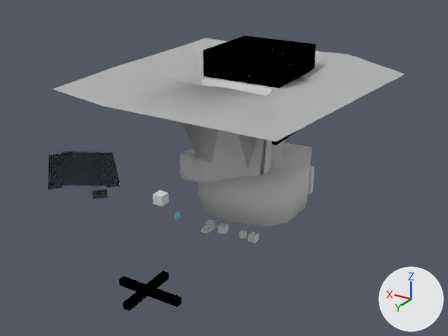
The Blender file android/assets/model/inside_level14_well.blend: old version first, new version second.
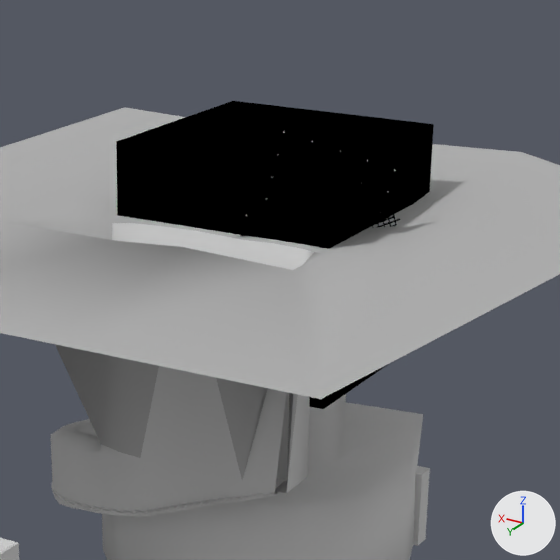
Each version appears first whole from a 50 mm lens placed at (-73.7, 140.4, 79.4), pointed at (-6.1, 27.7, 23.1), and next in a close-up on the part from 36% to 81% of the width and 0% to 59% of the height. Lighting does not change. The marker at lower right points along +X, +Y and +Z.

The first close-up shows 'bar_cross.514', 'bar_cross.515', 'bar_cross.634', 'bar_cross.636', 'bar_cross.643', 'bar_cross.649', 'bar_cross.651', 'bar_cross.652', 'bar_cross.658', 'bar_cross.669', 'bar_cross.671', 'bar_cross.672', 'bar_cross.673', 'bar_cross.678', 'bar_cross.679', 'bar_cross.680', 'bar_cross.698', 'bar_cross.703', 'bar_cross.704', 'bar_cross.721', 'bar_cross.722', 'grounda_Cube.014', 'skybox'.
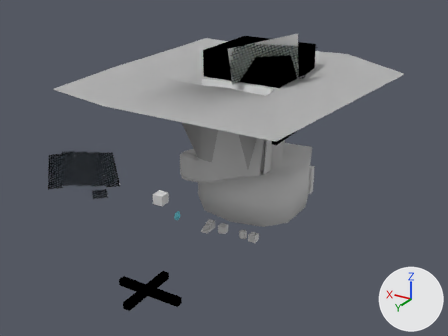
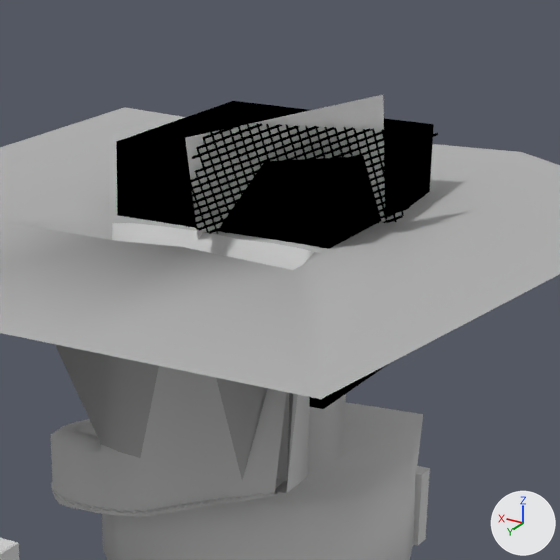
Where the newer file only moved an object's origin or applied its transform, the numbers keep the older frame.

Changed parts and their boxes [x1, y1, x2, y2] in the close-ups (560 x 560 px):
'bar_cross_mass', added (black)
    after: [155, 121, 438, 234]
'invisible_bar', added
    after: [185, 95, 385, 239]
'bar_cross.704', deleted
    before: [330, 148, 340, 158]
'bar_cross.722', deleted
    before: [311, 151, 322, 160]
'bar_cross.672', deleted
    before: [371, 162, 381, 172]
'bar_cross.652', deleted
    before: [377, 189, 387, 198]
'bar_cross.679', deleted
    before: [378, 165, 388, 174]
'bar_cross.669', deleted
    before: [360, 167, 370, 176]
'bar_cross.721', deleted
    before: [304, 148, 315, 158]
'bar_cross.698', deleted
    before: [343, 153, 354, 162]
'bar_cross.635', deleted
    before: [375, 180, 385, 189]
'bar_cross.634', deleted
    before: [380, 174, 390, 183]
'bar_cross.515', deleted
    before: [377, 212, 387, 221]
'bar_cross.513', deleted
    before: [373, 219, 383, 227]
'bar_cross.697', deleted
    before: [337, 151, 347, 160]
'bar_cross.680', deleted
    before: [369, 178, 379, 187]
'bar_cross.678', deleted
    before: [357, 157, 367, 167]
'bar_cross.671', deleted
    before: [364, 160, 374, 169]
'bar_cross.658', deleted
    before: [371, 187, 381, 196]
'bar_cross.703', deleted
    before: [325, 155, 336, 163]
'bar_cross.673', deleted
    before: [373, 172, 383, 180]
'bar_cross.670', deleted
    before: [366, 169, 377, 178]
'bar_cross.643', deleted
    before: [380, 198, 390, 206]
'bar_cross.651', deleted
    before: [373, 196, 383, 204]
'bar_cross.649', deleted
    before: [375, 204, 385, 212]
'bar_cross.636', deleted
    before: [382, 183, 392, 192]
'bar_cross.514', deleted
    before: [379, 221, 389, 227]

Edits to the bpy script that builds the scene:
```text
Add me_plane:
    me_plane.from_pydata([(-1.0, -1.0, 0.0), (1.0, -1.0, 0.0), (-1.0, 1.0, 0.0), (1.0, 1.0, 0.0)], [], [(0, 2, 3, 1)])
Remove ob_bar_cross_722:
    ob_bar_cross_722 = bpy.data.objects.new('bar_cross.722', me_cube_002)
Remove ob_bar_cross_721:
    ob_bar_cross_721 = bpy.data.objects.new('bar_cross.721', me_cube_002)
Remove ob_bar_cross_707:
    ob_bar_cross_707 = bpy.data.objects.new('bar_cross.707', me_cube_004)
Remove ob_bar_cross_704:
    ob_bar_cross_704 = bpy.data.objects.new('bar_cross.704', me_cube_002)
Remove ob_bar_cross_703:
    ob_bar_cross_703 = bpy.data.objects.new('bar_cross.703', me_cube_002)
Remove ob_bar_cross_698:
    ob_bar_cross_698 = bpy.data.objects.new('bar_cross.698', me_cube_002)
Remove ob_bar_cross_697:
    ob_bar_cross_697 = bpy.data.objects.new('bar_cross.697', me_cube_002)
Remove ob_bar_cross_681:
    ob_bar_cross_681 = bpy.data.objects.new('bar_cross.681', me_cube_004)
Remove ob_bar_cross_680:
    ob_bar_cross_680 = bpy.data.objects.new('bar_cross.680', me_cube_002)
Remove ob_bar_cross_679:
    ob_bar_cross_679 = bpy.data.objects.new('bar_cross.679', me_cube_002)
Remove ob_bar_cross_678:
    ob_bar_cross_678 = bpy.data.objects.new('bar_cross.678', me_cube_002)
Remove ob_bar_cross_673:
    ob_bar_cross_673 = bpy.data.objects.new('bar_cross.673', me_cube_002)
Remove ob_bar_cross_672:
    ob_bar_cross_672 = bpy.data.objects.new('bar_cross.672', me_cube_002)
Remove ob_bar_cross_671:
    ob_bar_cross_671 = bpy.data.objects.new('bar_cross.671', me_cube_002)
Remove ob_bar_cross_670:
    ob_bar_cross_670 = bpy.data.objects.new('bar_cross.670', me_cube_002)
Remove ob_bar_cross_669:
    ob_bar_cross_669 = bpy.data.objects.new('bar_cross.669', me_cube_002)
Remove ob_bar_cross_658:
    ob_bar_cross_658 = bpy.data.objects.new('bar_cross.658', me_cube_002)
Remove ob_bar_cross_652:
    ob_bar_cross_652 = bpy.data.objects.new('bar_cross.652', me_cube_002)
Remove ob_bar_cross_651:
    ob_bar_cross_651 = bpy.data.objects.new('bar_cross.651', me_cube_002)
Remove ob_bar_cross_649:
    ob_bar_cross_649 = bpy.data.objects.new('bar_cross.649', me_cube_002)
Remove ob_bar_cross_643:
    ob_bar_cross_643 = bpy.data.objects.new('bar_cross.643', me_cube_002)
Remove ob_bar_cross_636:
    ob_bar_cross_636 = bpy.data.objects.new('bar_cross.636', me_cube_002)
Remove ob_bar_cross_635:
    ob_bar_cross_635 = bpy.data.objects.new('bar_cross.635', me_cube_002)
Remove ob_bar_cross_634:
    ob_bar_cross_634 = bpy.data.objects.new('bar_cross.634', me_cube_002)
Remove ob_bar_cross_515:
    ob_bar_cross_515 = bpy.data.objects.new('bar_cross.515', me_cube_002)
Remove ob_bar_cross_514:
    ob_bar_cross_514 = bpy.data.objects.new('bar_cross.514', me_cube_002)
Remove ob_bar_cross_513:
    ob_bar_cross_513 = bpy.data.objects.new('bar_cross.513', me_cube_002)
Add ob_bar_cross_mass:
    ob_bar_cross_mass = bpy.data.objects.new('bar_cross_mass', me_cube_005)  # 16918 vertices, 15331 faces; spans x -9.2..9.7, y -8.7..9.0, z -7.1..6.6; in mat_bar (black #000000)
    ob_bar_cross_mass.location = (-8.08, 9.81, 43.33)
Add ob_invisible_bar:
    ob_invisible_bar = bpy.data.objects.new('invisible_bar', me_plane)
    ob_invisible_bar.location = (-6.76, 9.8, 42.55)
    ob_invisible_bar.rotation_euler = (1.122, 0.184, 0.681)  # degrees (64, 11, 39)
    ob_invisible_bar.scale = (8.32, 8.32, 8.32)
```
